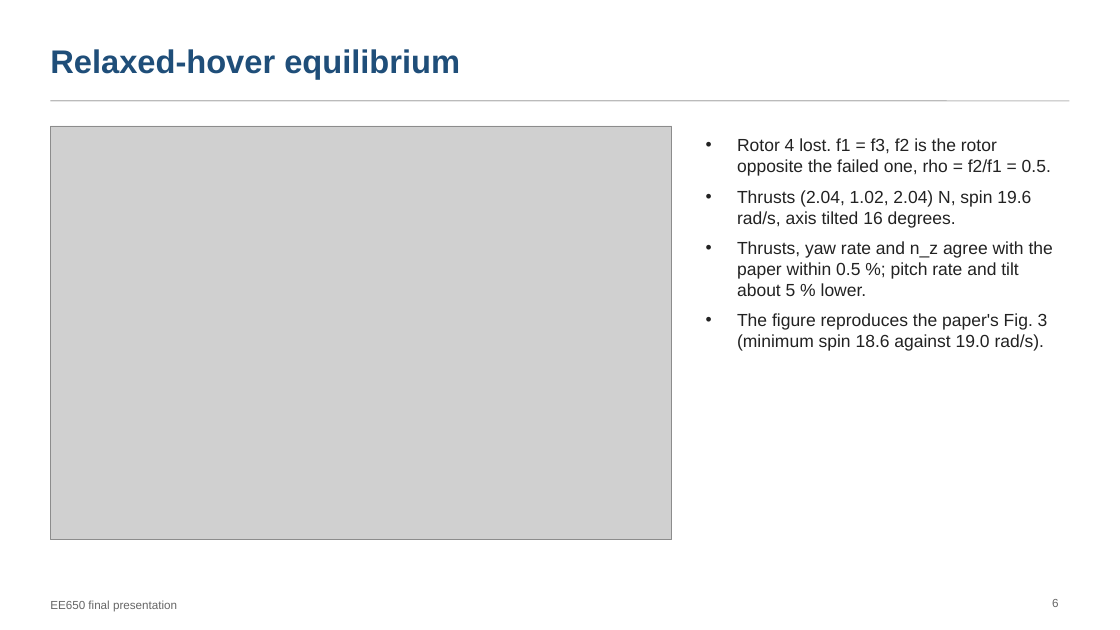
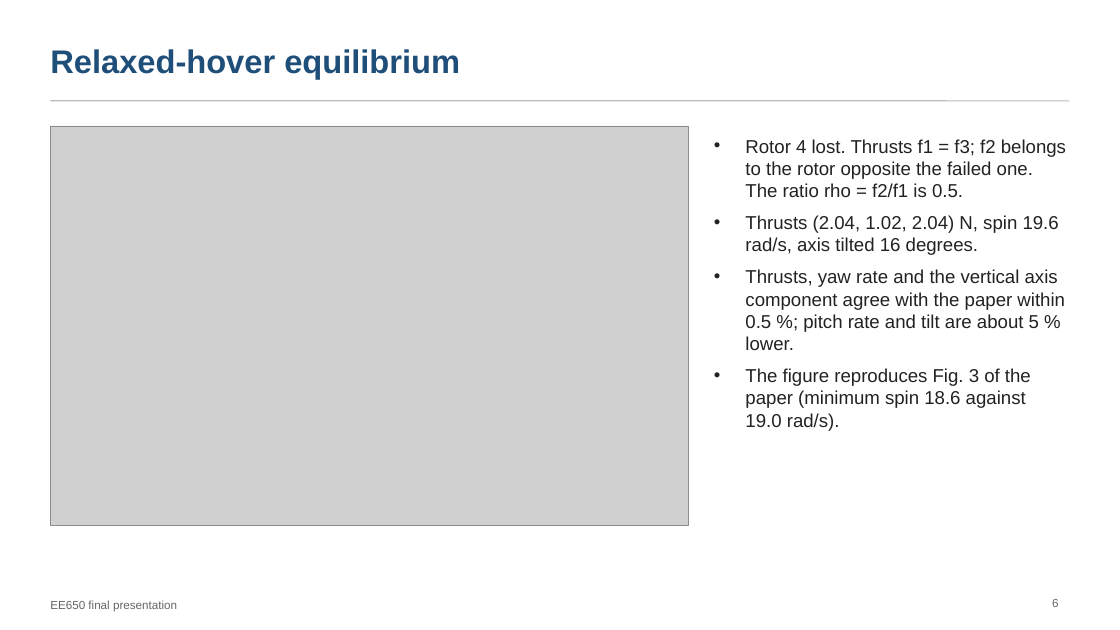
Before and after one commit to pranshuk22/quadrotor-rotor-loss-recovery, a slide deck: slide 6 of docs/deck/final-presentation.pptx. Drawn at 1120x630 pixels with LibreOffice and Linux fonts; fonts in the diff are those of the drawing; grey boxes stand for pictures. Boxes give left, top, right and bottom in pixels: in the first picture for what was removed or moved away, otherwise in the second. Text is boxed around its words. In the diff, an @@ line names an element or a change of style, - is before the commit and + after.

Commit message:
Rework the final deck: fuller layouts, no internal experiment labels
Slide titles and text no longer use the experiment names; the title rows of the figures are cropped (prepare_figures.py) and panel captions are slide text. Tables and figures are enlarged to fill the slides; overflowing text boxes fixed.

```diff
--- a/docs/deck/final-presentation.pptx
+++ b/docs/deck/final-presentation.pptx
@@ picture: place and size @@
-picture at (50,126,672,540)
+picture at (50,126,689,526)
@@ text "Rotor 4 lost. Thrusts f1 ...": place and size @@
-text "Rotor 4 lost. Thrusts f1 ..." at (737,138,1053,351)
+text "Rotor 4 lost. Thrusts f1 ..." at (745,139,1066,431)
@@ text at (745,139,1066,198): text changed; size 15 to 16 pt @@
-• Rotor 4 lost. f1 = f3, f2 is the rotor opposite the failed one, rho = f2/f1 = 0.5.
+• Rotor 4 lost. Thrusts f1 = f3; f2 belongs to the rotor opposite the failed one. The ratio rho = f2/f1 is 0.5.
@@ text at (745,215,1059,255): size 15 to 16 pt in "Thrusts (2.04, 1.02, 2.04) N, spin 19.6 ..." @@
@@ text at (745,269,1065,431): text changed; size 15 to 16 pt @@
-• Thrusts, yaw rate and n_z agree with the paper within 0.5 %; pitch rate and tilt about 5 % lower.
-• The figure reproduces the paper's Fig. 3 (minimum spin 18.6 against 19.0 rad/s).
+• Thrusts, yaw rate and the vertical axis component agree with the paper within 0.5 %; pitch rate and tilt are about 5 % lower.
+• The figure reproduces Fig. 3 of the paper (minimum spin 18.6 against 19.0 rad/s).
```
Also in this commit, not shown: 18 other slides changed, 14 other files.
